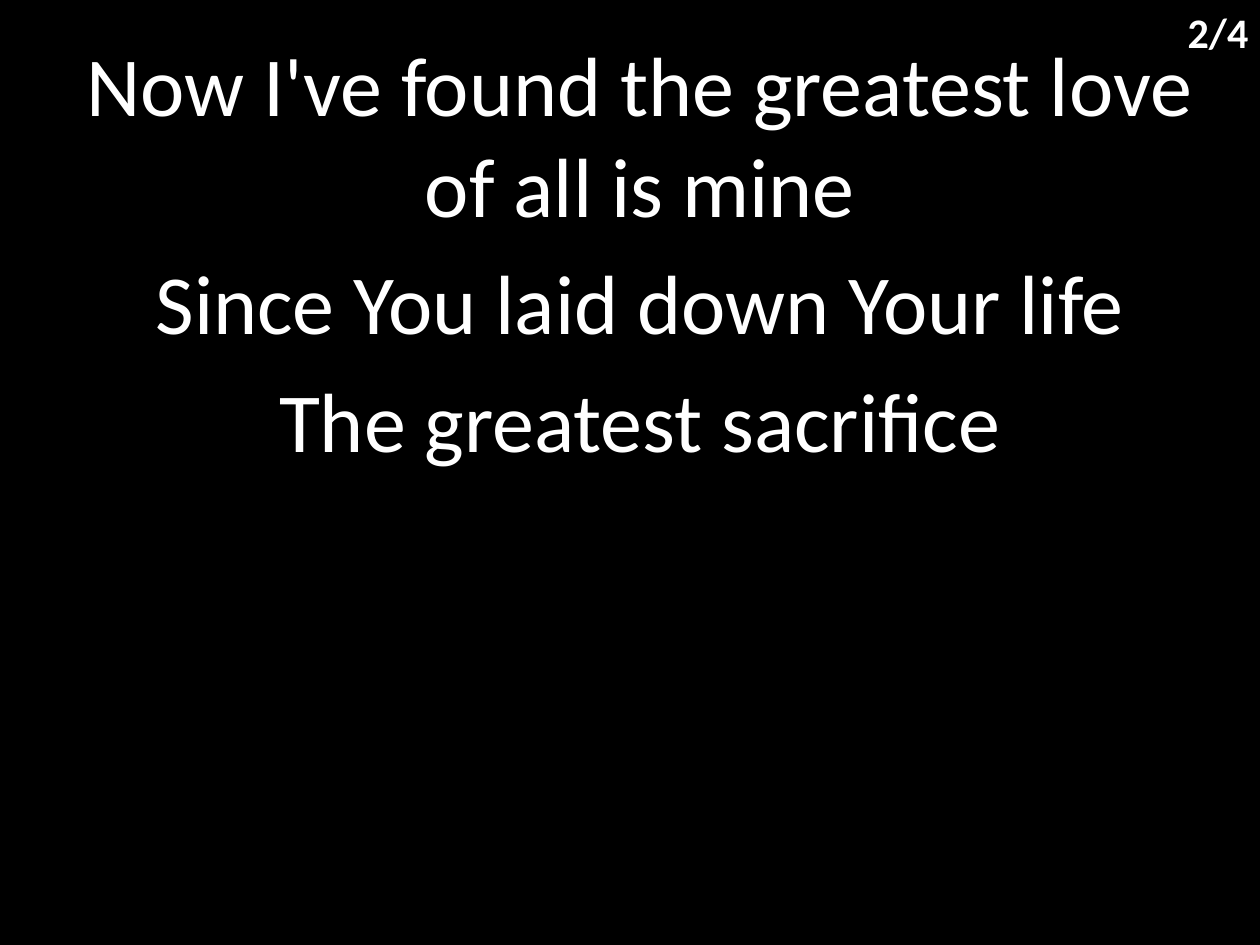
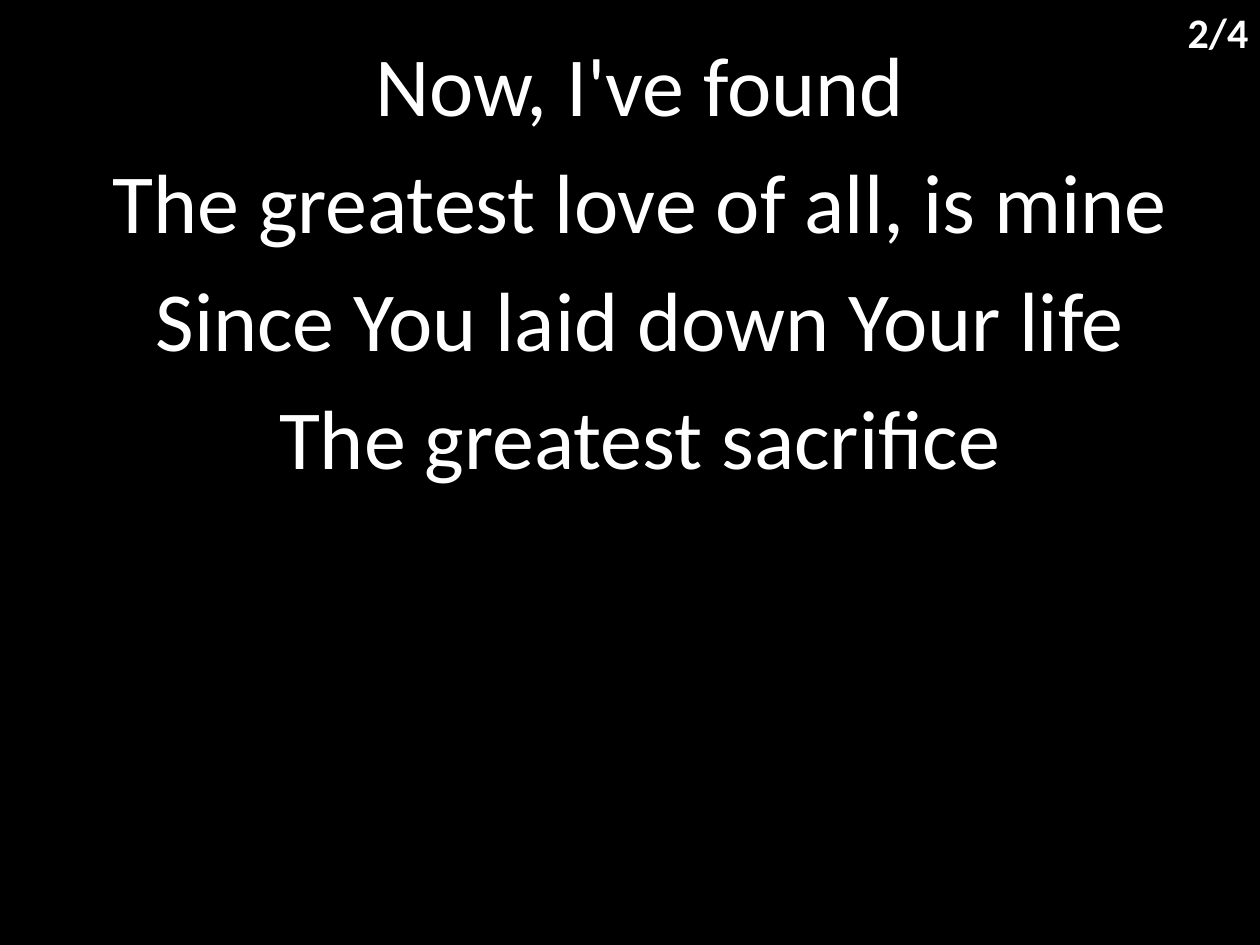
Before and after one commit to hoo-are-ya/worship, a slide deck: slide 13 of docs/songs_2022-05-08.pptx. Drawn at 1260x945 pixels with LibreOffice and Linux fonts; fonts in the diff are those of the drawing. Boxes give left, top, right and bottom in pixels: in the first picture for what was removed or moved away, otherwise in the second. Text is boxed around its words. In the diff, an @@ line names an element or a change of style, - is before the commit and + after.

```diff
--- a/docs/songs_2022-05-08.pptx
+++ b/docs/songs_2022-05-08.pptx
@@ subtitle at (112,57,1166,248): text changed @@
-Now I've found the greatest love of all is mine
+Now, I've found
+The greatest love of all, is mine
```
Also in this commit, not shown: 1 other slide changed, 3 slides added, 1 other file.
